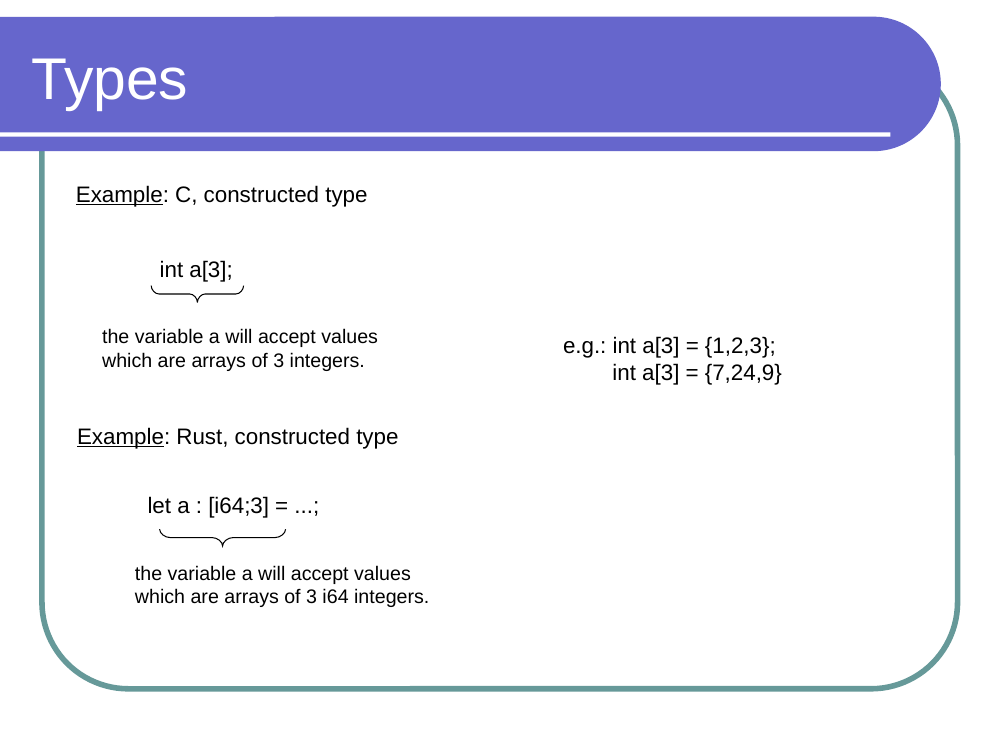
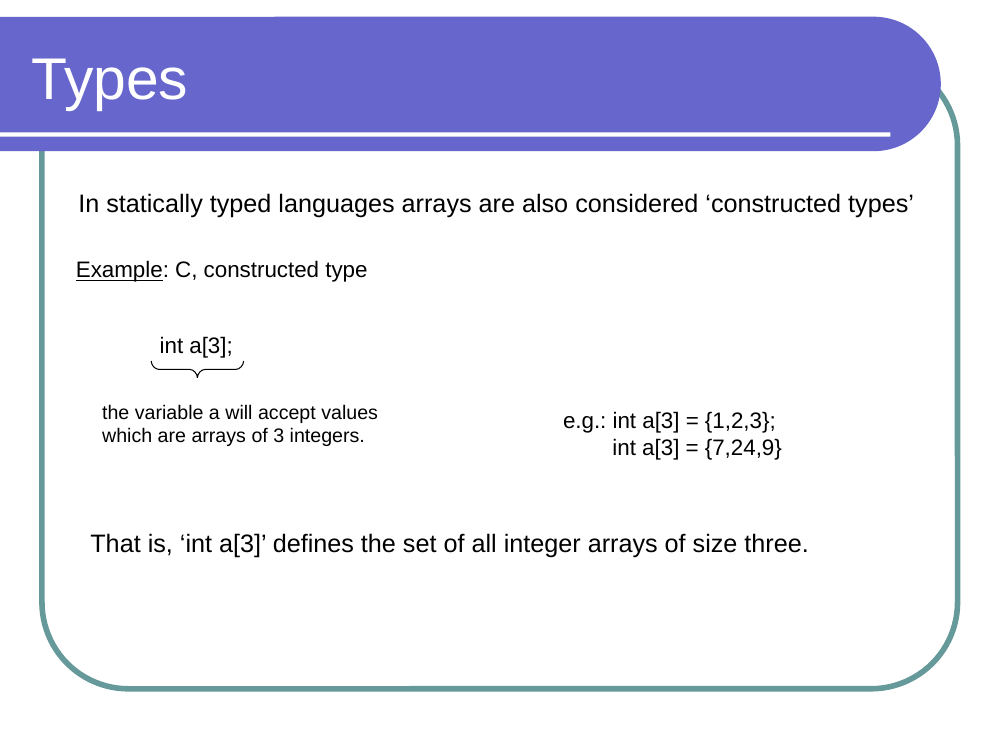
Before and after one commit to lutzhamel/CSC301, a slide deck: slide 5 of notes/csc301-ln003.ppt. Drawn at 1008x756 pixels with LibreOffice and Linux fonts; fonts in the diff are those of the drawing. Boxes give left, top, right and bottom in pixels: in the first picture for what was removed or moved away, otherwise in the second. Text is boxed around its words. In the diff, an @@ line names an element or a change of style, - is before the commit and + after.

```diff
--- a/notes/csc301-ln003.ppt
+++ b/notes/csc301-ln003.ppt
@@ text at (78, 193, 914, 217): text changed; size 16 to 18 pt @@
-Example: Rust, constructed type
+In statically typed languages arrays are also considered ‘constructed types’
@@ 4 texts, 1 freeform shape: place and size @@
-4 texts, 1 freeform shape at (76, 185, 782, 385)
+4 texts, 1 freeform shape at (76, 260, 782, 460)
@@ text at (90, 533, 808, 558): text changed; size 16 to 18 pt @@
-let a : [i64;3] = ...;
+That is, ‘int a[3]’ defines the set of all integer arrays of size three.
@@ freeform shape removed at (159, 529, 285, 546) @@
@@ text removed at (135, 565, 429, 607) @@
-the variable a will accept values
-which are arrays of 3 i64 integers.
```
Also in this commit, not shown: 11 other slides changed, 3 slides added, 6 slides removed, 5 other files.
